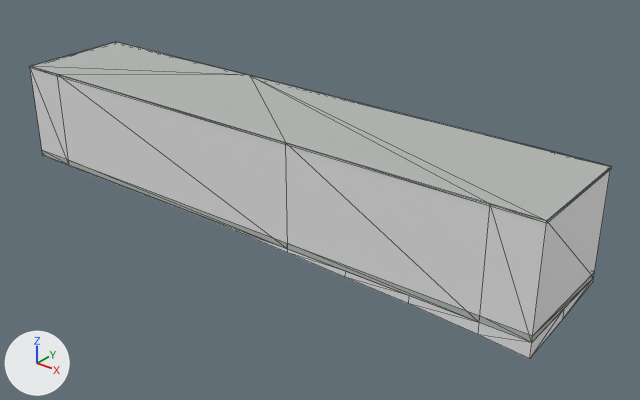
The glTF model public/models/buildings/osm-way-49379059.glb, before and after one commit.
Before and after are seen from a 50 mm lens placed at (30.2, -34.2, 22.6), pointed at (2.3, 0.8, 0.9). Arrows for +X, +Y and +Z are at lower left; the lights stay in place. The picture after the commit comes second. Mesh edges are drawn as thin lines. Where no turn or scale is listed for an object, it has been applied to the vertices. Vertices at exactly the same position are counted once.

Script lines for the objects in view, before the commit:
```python
ob_building_foundation_49379059 = bpy.data.objects.new('building foundation 49379059', me_building_foundation_49379059)
ob_building_foundation_49379059.location = (0.0, 0.0, 0.0)
ob_reality_49379059_near_reality_flat_weathered_roof = bpy.data.objects.new('reality 49379059 near reality flat weathered roof', me_reality_49379059_near_reality_flat_weathered_roof)
ob_reality_49379059_near_reality_flat_weathered_roof.location = (0.0, 0.0, 0.0)
ob_reality_49379059_near_reality_pale_aluminum_sill = bpy.data.objects.new('reality 49379059 near reality pale aluminum sill', me_reality_49379059_near_reality_pale_aluminum_sill)
ob_reality_49379059_near_reality_pale_aluminum_sill.location = (0.0, 0.0, 0.0)
# also in view: 'reality 49379059 near reality aged pale plaster' at (0.0, 0.0, 3.0); 'reality 49379059 near reality concrete plinth' at (0.0, 0.0, 0.2)
```
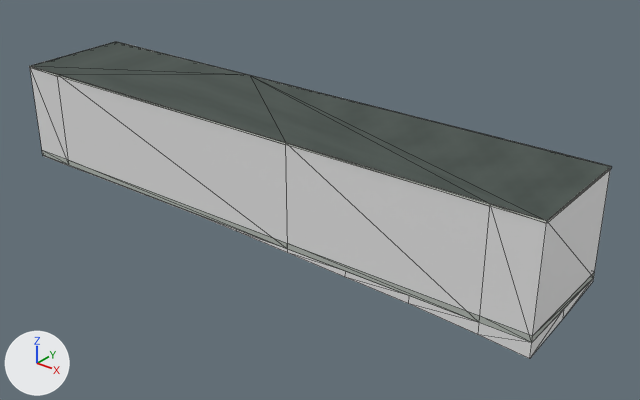
Patch to the scene script:
```diff
--- a/public/models/buildings/osm-way-49379059.glb.py
+++ b/public/models/buildings/osm-way-49379059.glb.py
@@ img_roof_color @@
+img_roof_color = load_image('roof-color', 'textures/1de3d7bb6546b7423004abcc0fb627c4d0c6ad03316b21d76a93f9bf4f470ca6.png', 256, 256, 'sRGB')
@@ mat_reality_flat_weathered_roof @@
 mat_reality_flat_weathered_roof = principled_material('reality flat weathered roof')
-mat_reality_flat_weathered_roof.base_color = (0.451, 0.475, 0.455)  # grey #b3b7b4
+mat_reality_flat_weathered_roof.texture = img_roof_color
 mat_reality_flat_weathered_roof.roughness = 0.83
@@ me_reality_49379059_near_reality_pale_aluminum_sill @@
 # used by ob_reality_49379059_near_reality_pale_aluminum_sill; location = (0.0, 0.0, 0.0)
-me_reality_49379059_near_reality_pale_aluminum_sill.from_pydata(...)  # 36 vertices, 18 faces; spans x -17.3..17.3, y -3.8..3.8, z 5.9..6.0
+me_reality_49379059_near_reality_pale_aluminum_sill.from_pydata(...)  # 45 vertices, 36 faces; spans x -17.3..17.3, y -3.8..3.8, z 5.9..6.0
+# me_reality_49379059_near_reality_pale_aluminum_sill part 1
+# 16 faces are deleted
+# 9 vertices are added at x -17.3..17.3, y -3.8..3.8, z 6.0
+# 34 new faces join them
 me_reality_49379059_near_reality_pale_aluminum_sill.materials.append(mat_reality_pale_aluminum_sill)
```

Where the change shows, as pixel boxes (x1, y1, x2, y2) in the pictures (640 x 400 px):
'reality 49379059 near reality flat weathered roof', surface changed (darker)
    both: (31, 42, 611, 220)
part 1 of me_reality_49379059_near_reality_pale_aluminum_sill, reshaped
    both: (30, 42, 611, 223)
